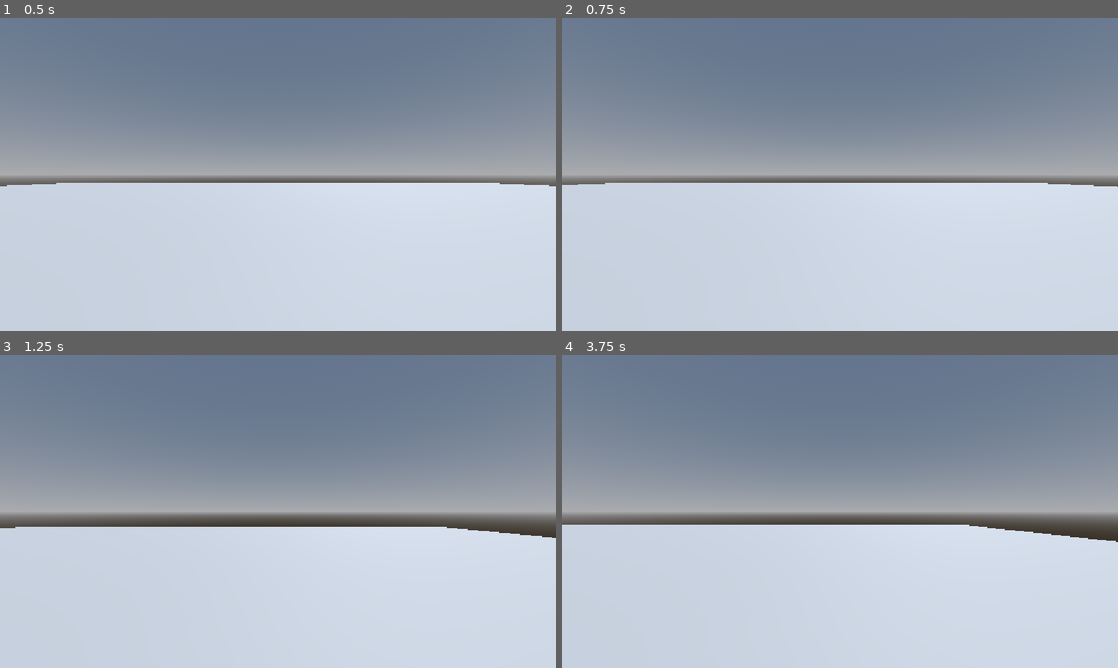
Above: before the commit, frames 1-4 (two rows, left to right).
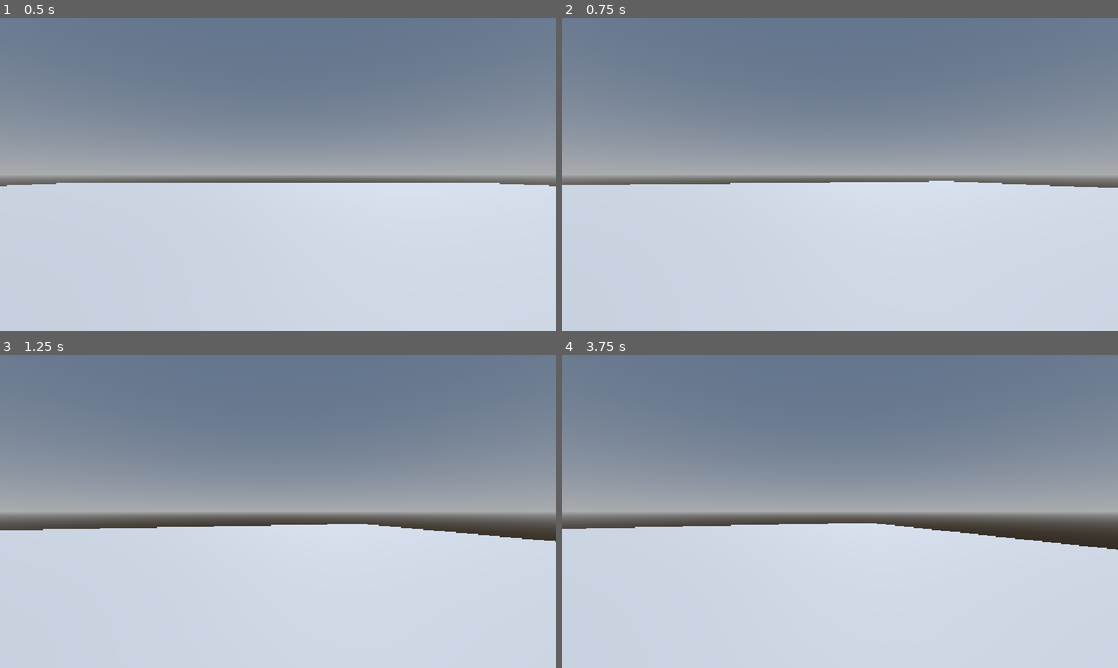
Above: after the commit, the same moments.

Repository: Mainuddin-Khaled/Robot-Rampage-Godot
Game: Godot game, scene res://Levels/SandBox.tscn
Two runs of this game, one before a commit and one after it. Both use one fixed random seed, a clock stepped at 60 frames per second and the inputs below.
Inputs (mouse positions are in pixels of both pictures, inside the frame that each line leads up to):
- Up to frame 1 (0.5 s): no input
- Up to frame 2 (0.75 s): tap Enter at 0.5 s; move the mouse to (962, 158) at 0.52 s; hold D (move_right) from 0.53 s (still down)
- Up to frame 3 (1.25 s): keep holding D (move_right); tap Space (jump) at 0.77 s
- Up to frame 4 (3.75 s): move the mouse to (728, 527) at 1.27 s; release D (move_right) at 1.28 s; hold S (move_backward) 1.28-2.03 s; tap Space (jump) at 1.52, 3.02 s; move the mouse to (895, 442) at 2.02 s; hold D (move_right) 2.03-2.78 s; move the mouse to (812, 574) at 2.77 s; hold W (move_forward) 2.78-3.53 s; move the mouse to (1006, 558) at 3.52 s; hold A (move_left) from 3.53 s (still down)

Frame 1 is identical in both runs. In frame 2, 0.3% of the frame differs, in the area x 2-100%, y 52-55%; in frame 3, 0.7%; in frame 4, 1.2%, in the area x 0-100%, y 53-63%.

Commit message:
Input Events and Aiming
Camera rotation using mouse position

Diff:
--- a/Characters/Player/player.gd
+++ b/Characters/Player/player.gd
@@ -4,8 +4,14 @@
 const SPEED = 10.0
 const JUMP_VELOCITY = 4.5
 
+var mouse_motion := Vector2.ZERO
+
+func _ready() -> void:
+	Input.mouse_mode = Input.MOUSE_MODE_CAPTURED
 
 func _physics_process(delta: float) -> void:
+	handle_camera_rotation()
+
 	# Add the gravity.
 	if not is_on_floor():
 		velocity += get_gravity() * delta
@@ -26,3 +32,14 @@
 		velocity.z = move_toward(velocity.z, 0, SPEED)
 
 	move_and_slide()
+
+func _input(event: InputEvent) -> void:
+	if event is InputEventMouseMotion:
+		if Input.mouse_mode == Input.MOUSE_MODE_CAPTURED:
+			mouse_motion = -event.relative * 0.001
+	if event.is_action_pressed("ui_cancel"):
+		Input.mouse_mode = Input.MOUSE_MODE_VISIBLE
+
+func handle_camera_rotation() -> void:
+	rotate_y(mouse_motion.x)
+	mouse_motion = Vector2.ZERO
